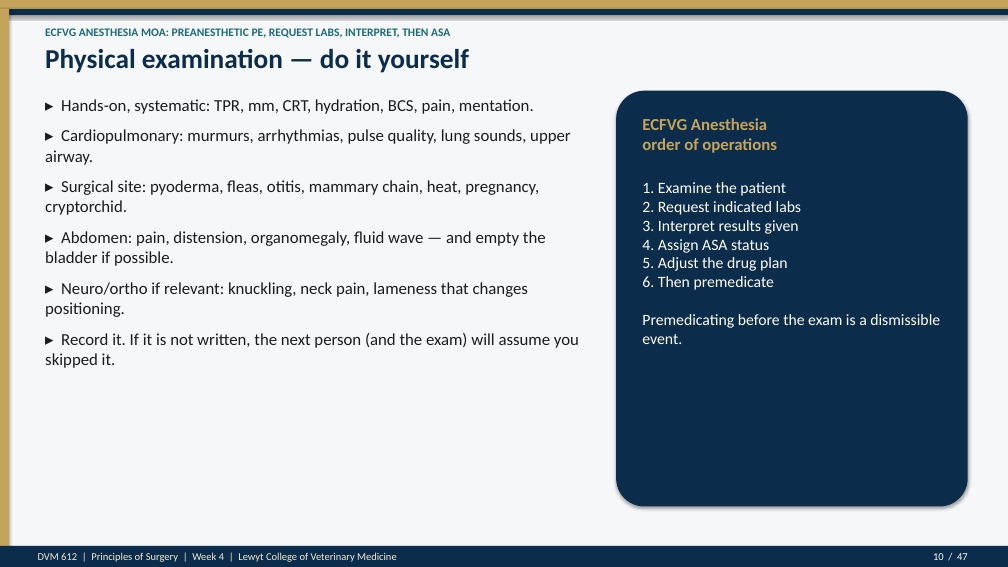
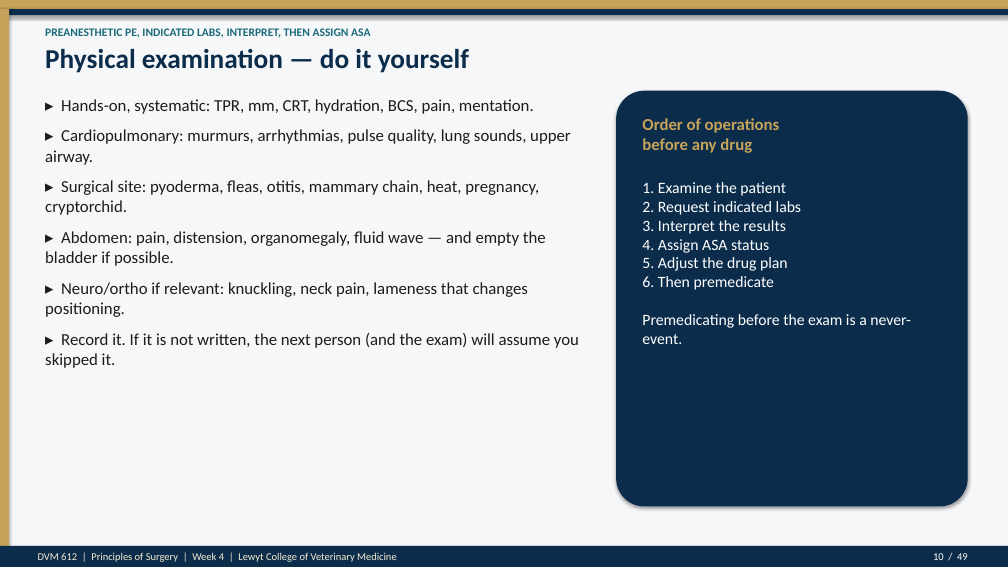
Before and after one commit to drkimvet/happycare, a slide deck: slide 10 of lectures/DVM-612_Week4_Preop_PatientPrep_Postop.pptx. Drawn at 1008x567 pixels with LibreOffice and Linux fonts; fonts in the diff are those of the drawing. Boxes give left, top, right and bottom in pixels: in the first picture for what was removed or moved away, otherwise in the second. Text is boxed around its words. In the diff, an @@ line names an element or a change of style, - is before the commit and + after.

```diff
--- a/lectures/DVM-612_Week4_Preop_PatientPrep_Postop.pptx
+++ b/lectures/DVM-612_Week4_Preop_PatientPrep_Postop.pptx
@@ text at [45, 28, 370, 38]: text changed @@
-ECFVG ANESTHESIA MOA: PREANESTHETIC PE, REQUEST LABS, INTERPRET, THEN ASA
+PREANESTHETIC PE, INDICATED LABS, INTERPRET, THEN ASSIGN ASA
@@ text at [642, 118, 780, 153]: text changed @@
-ECFVG Anesthesia
-order of operations
+Order of operations
+before any drug
@@ text at [642, 182, 911, 344]: text changed @@
-1. Examine the patient
-2. Request indicated labs
-3. Interpret results given
-4. Assign ASA status
-5. Adjust the drug plan
-6. Then premedicate
-Premedicating before the exam is a dismissible event.
+1. Examine the patient
+2. Request indicated labs
+3. Interpret the results
+4. Assign ASA status
+5. Adjust the drug plan
+6. Then premedicate
+Premedicating before the exam is a never-event.
```
Also in this commit, not shown: 46 other slides changed, 2 slides added, 2 other files.
